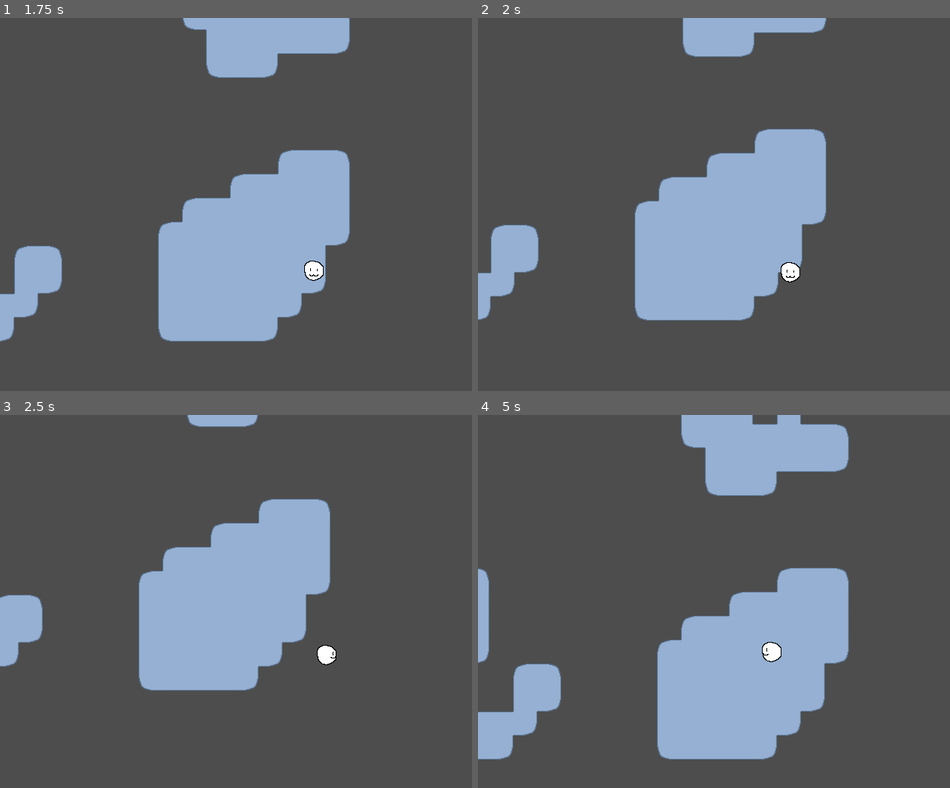
Above: before the commit, frames 1-4 (two rows, left to right).
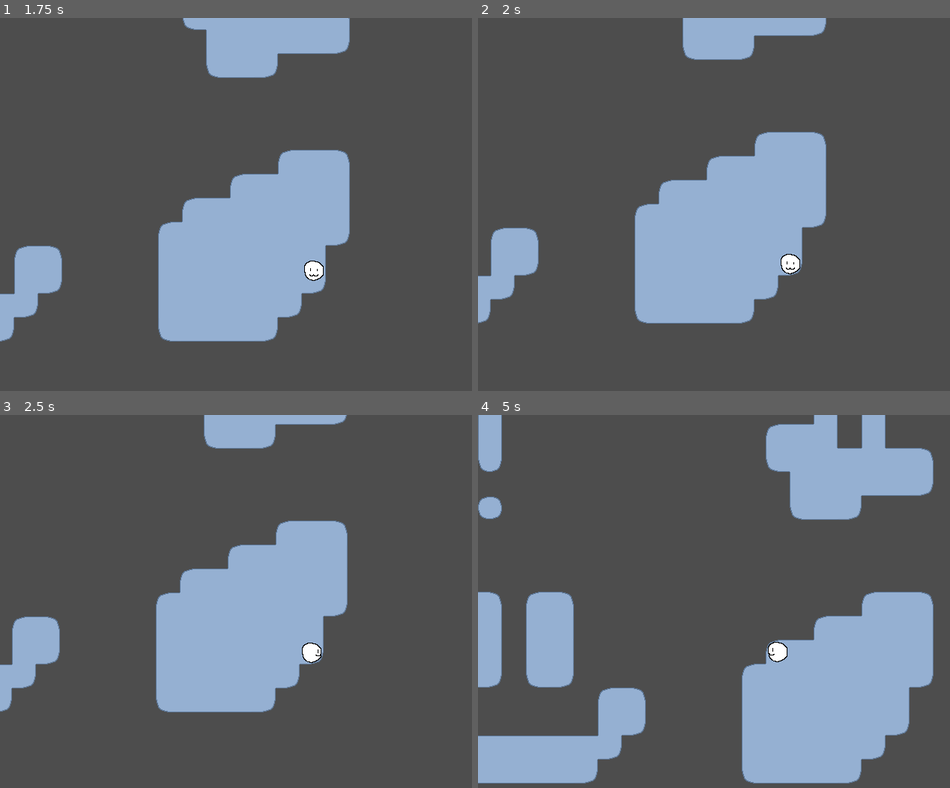
Above: after the commit, the same moments.

Repository: RubeculaBee/dream-catcher
Game: Godot game, scene res://Scenes/Rooms/test-room.tscn
The game is run twice, just before and just after one commit, with the same random seed, the same clock (stepped at 60 frames per second) and the same inputs. The project has no main scene, so this scene is started directly.
Inputs:
- Up to frame 1 (1.75 s): tap Enter at 0.5 s; hold Right (right) 0.53-1.28 s; hold Down (down) from 1.28 s (still down)
- Up to frame 2 (2 s): keep holding Down (down)
- Up to frame 3 (2.5 s): release Down (down) at 2.03 s; hold Right (right) from 2.03 s (still down)
- Up to frame 4 (5 s): release Right (right) at 2.78 s; hold Up (up) 2.78-3.53 s; hold Left (left) from 3.53 s (still down)

Frame 1 is identical in both runs. In frame 2, 1.6% of the frame differs, in the area x 0-74%, y 0-82%; in frame 3, 12%; in frame 4, 40%, in the area x 0-97%, y 0-99%.

Commit message:
player can now only walk on walkable tiles
commented player.gd

Diff:
--- a/Scripts/player.gd
+++ b/Scripts/player.gd
@@ -19,21 +19,24 @@
 func _process(_delta: float) -> void:
 	input_direction = get_input()
 
+	# If not moving and trying to move
 	if move_direction == Vector2i.ZERO and try_move():
-		var next_tile: Vector2i = Vector2i(position) / 32 + move_direction
+		# get the intended next tile (dividing by tile_size to get the tilemap coordinates)
+		var next_tile: Vector2i = Vector2i(position) / TILE_SIZE + move_direction
+		sprite.play(look_direction)
 		tried_move.emit(next_tile)
-
-		sprite.play(look_direction)
-		tween_move()
 
 func get_input() -> Vector2i:
 	var dir: Vector2
 	dir.x = Input.get_axis("left", "right")
 	dir.y = Input.get_axis("up", "down")
 
+	# Because we're working with discrete tiles, we convert the input to an integer vector
 	return Vector2i(dir)
 
 func try_move() -> bool:
+	# Prioritise vertical movement, then horizontal
+	# move_direction should only have a non-zero value in one axis at a time
 	if input_direction.y != 0:
 		move_direction.y = input_direction.y
 		look_direction = "up" if move_direction.y == -1 else "down"
@@ -46,7 +49,10 @@
 	return false
 
 func _on_move_response(valid_move: bool) -> void:
-	print("response get: ", valid_move)
+	if valid_move:
+		tween_move()
+	else:
+		move_direction = Vector2.ZERO
 
 # thank you AJ!
 func tween_move() -> void:
